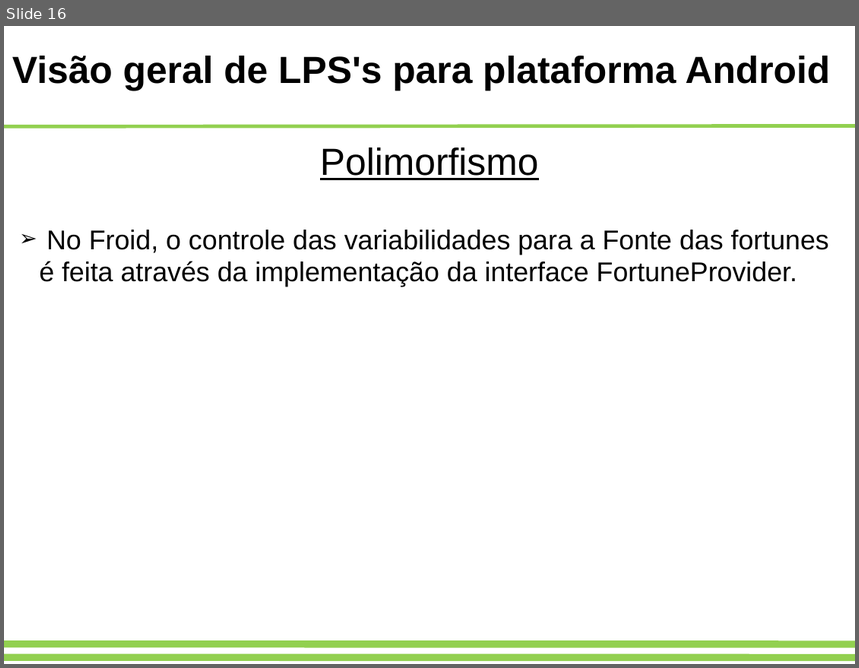
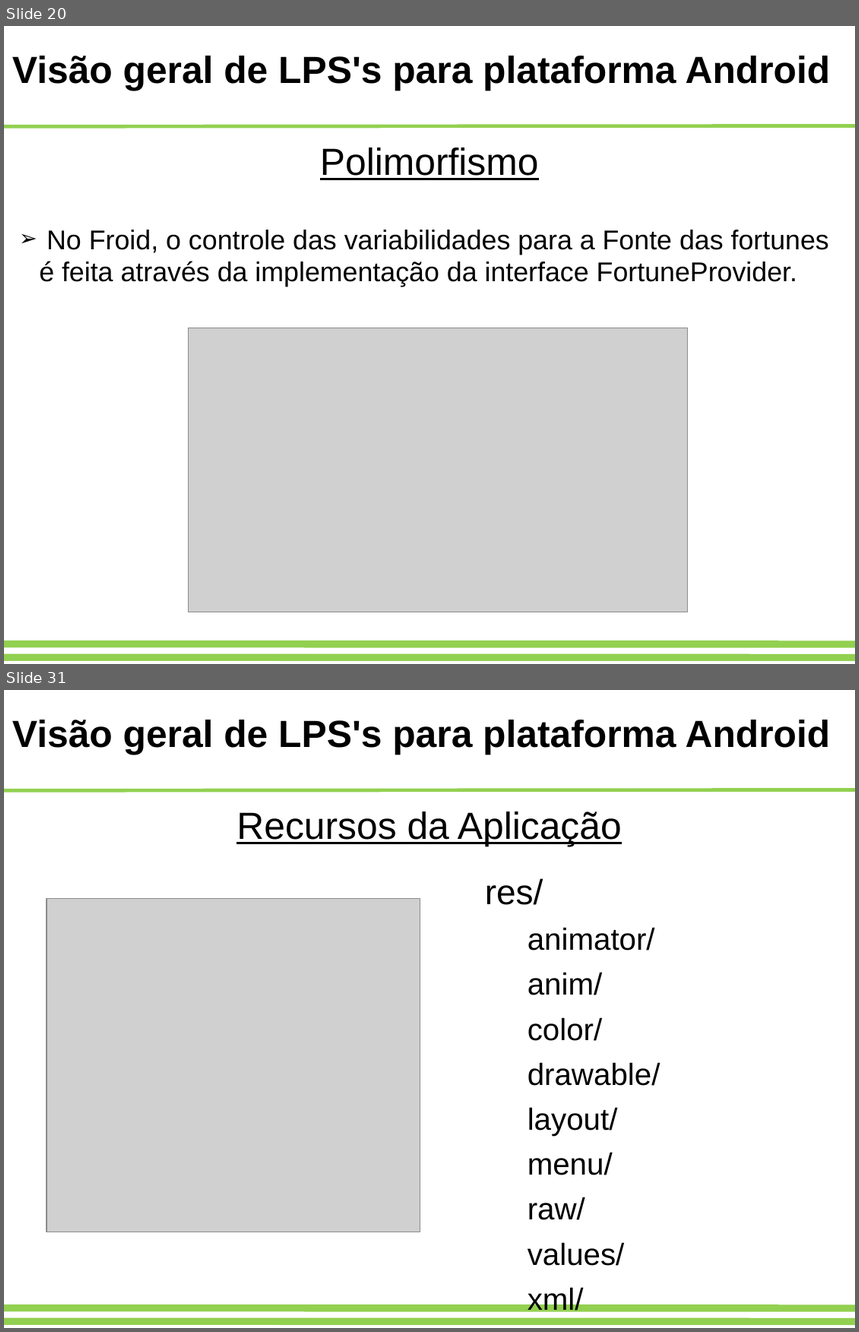
Before and after one commit to adorilson/lps-stuff, a slide deck: trabalhofinal/apresentacao.odp. Shown one above the other, each under a label of ours: slide 16 before the commit, slides 20 and 31 after it; the slides between them are not shown. The pictures are 859x668 and 859x1332 pixels, drawn with LibreOffice and Linux fonts; fonts in the diff are those of the drawing; grey boxes stand for pictures. Boxes give left, top, right and bottom in pixels: in the first picture for what was removed or moved away, otherwise in the second. Text is boxed around its words. In the diff, an @@ line names an element or a change of style, - is before the commit and + after.

```diff
--- a/trabalhofinal/apresentacao.odp
+++ b/trabalhofinal/apresentacao.odp
@@ slide 31 added at [4,690,855,1328], background #FFFFFF; not listed: 3 template elements that a slide beside it also shows @@
@@ text added at [12,720,831,755], 32 pt, text #000000, bold @@
+Visão geral de LPS's para plataforma Android
@@ text added at [237,812,622,847], 32 pt, text #000000, underline @@
+Recursos da Aplicação
@@ text added at [485,878,661,1266], 25.9 pt, text #000000 @@
+res/
+  animator/
+  anim/
+  color/
+  drawable/
+  layout/
+  menu/
+  raw/
+  values/
+  xml/
@@ picture added at [47,898,420,1232] @@
@@ what was slide 16 is now slide 20 @@
@@ slide 20 changed as well @@
@@ picture added at [189,328,687,613] @@
```
Also in this commit, not shown: 5 other slides changed, 20 other slides added, 3 slides removed, 18 other files.
